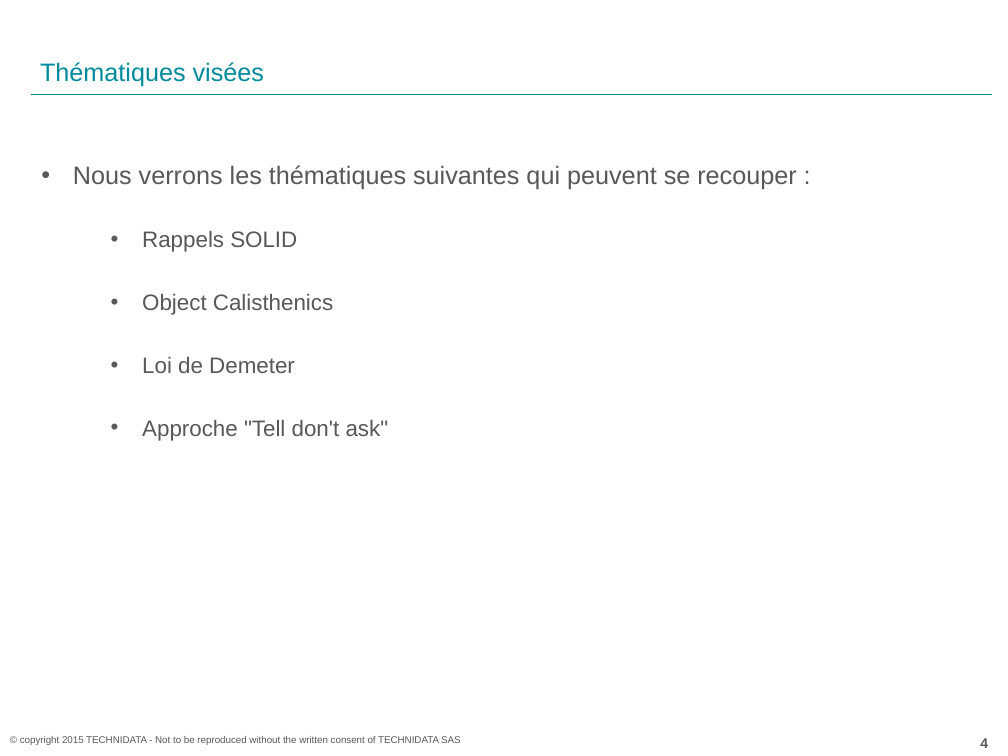
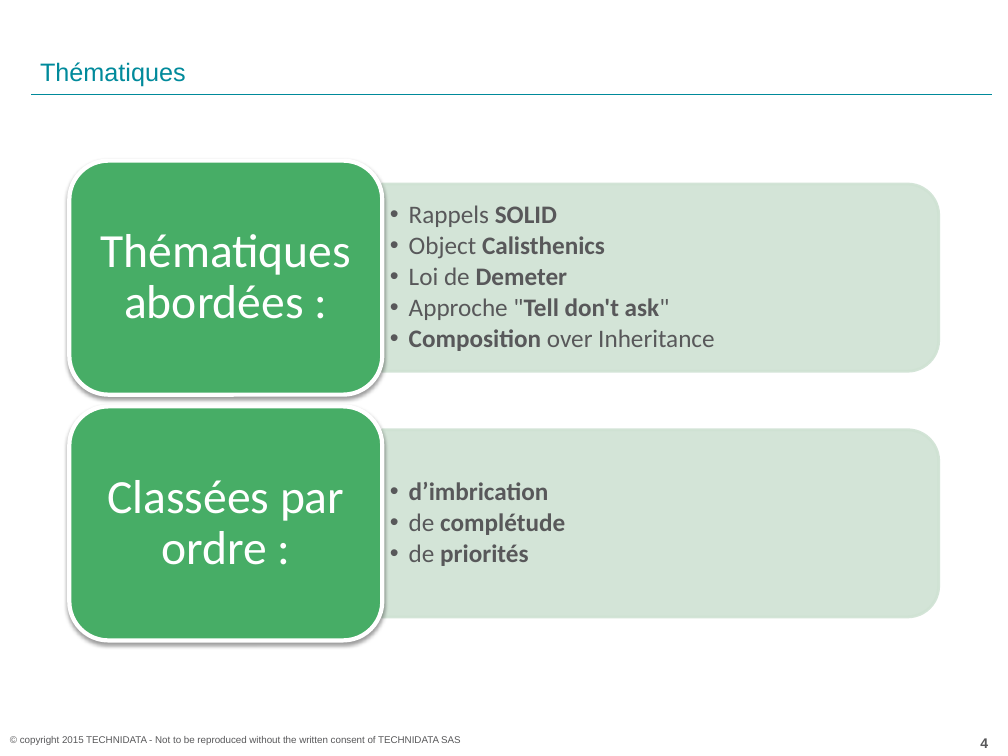
Before and after one commit to acoudene/ObjectCalisthenics, a slide deck: slide 4 of ObjectCalisthenics.pptx. Drawn at 1008x756 pixels with LibreOffice and Linux fonts; fonts in the diff are those of the drawing; background and template pictures are left out. Boxes give left, top, right and bottom in pixels: in the first picture for what was removed or moved away, otherwise in the second. Text is boxed around its words. In the diff, an @@ line names an element or a change of style, - is before the commit and + after.

```diff
--- a/ObjectCalisthenics.pptx
+++ b/ObjectCalisthenics.pptx
@@ title at <box>40,62,186,87</box>: text changed @@
-Thématiques visées
+Thématiques
@@ text removed at <box>73,165,796,441</box> @@
-• Nous verrons les thématiques suivantes qui peuvent se recouper :
-  • Rappels SOLID
-  • Object Calisthenics
-  • Loi de Demeter
-  • Approche "Tell don't ask"
@@ group added at <box>70,160,938,640</box>: 4 texts, 2 round same rects, 2 rounded rectangles @@
+  • Rappels SOLID
+  • Object Calisthenics
+  • Loi de Demeter
+  • Approche "Tell don't ask"
+  • Composition over Inheritance
+Thématiques abordées :
+  • d’imbrication
+  • de complétude
+  • de priorités
+Classées par ordre :
```
Also in this commit, not shown: 21 other slides changed.
